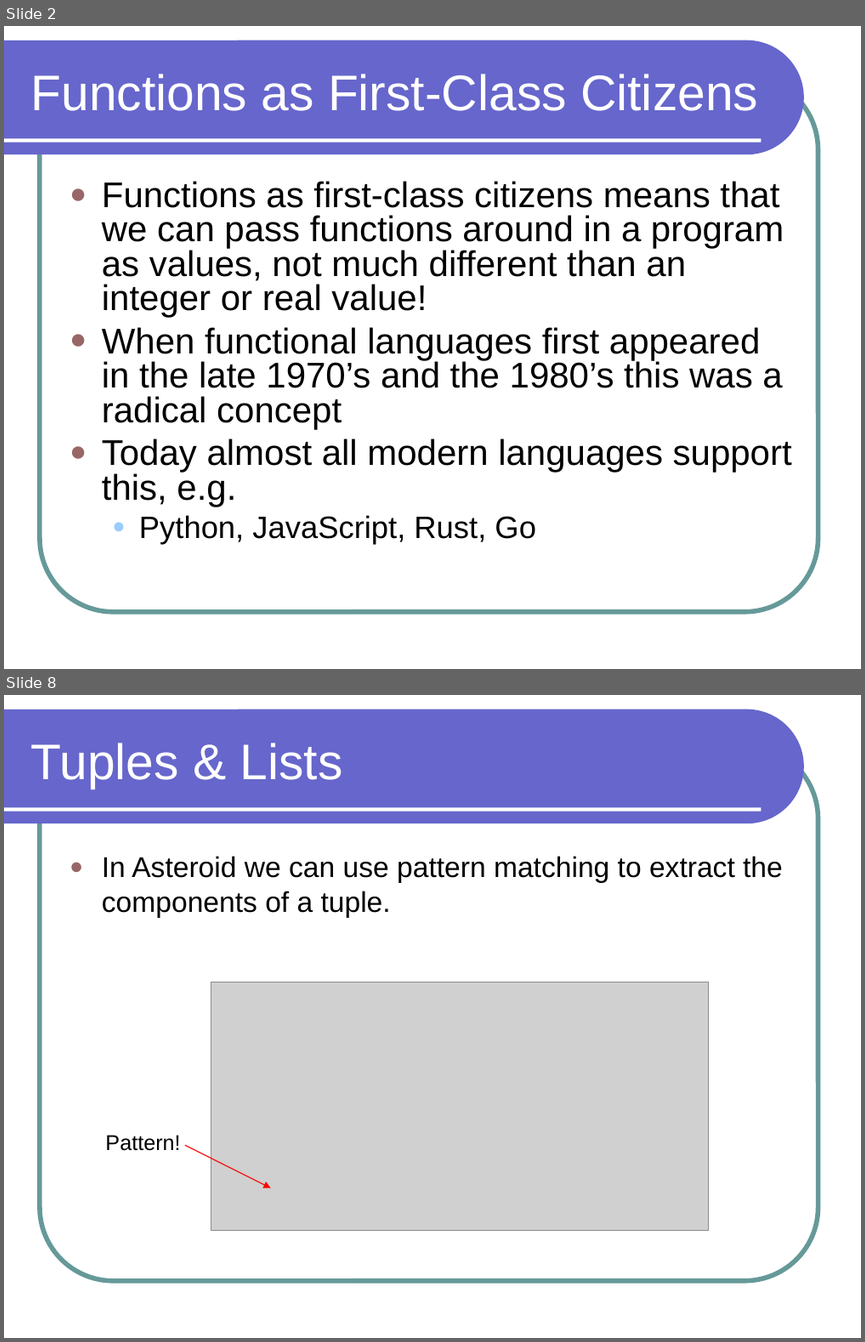
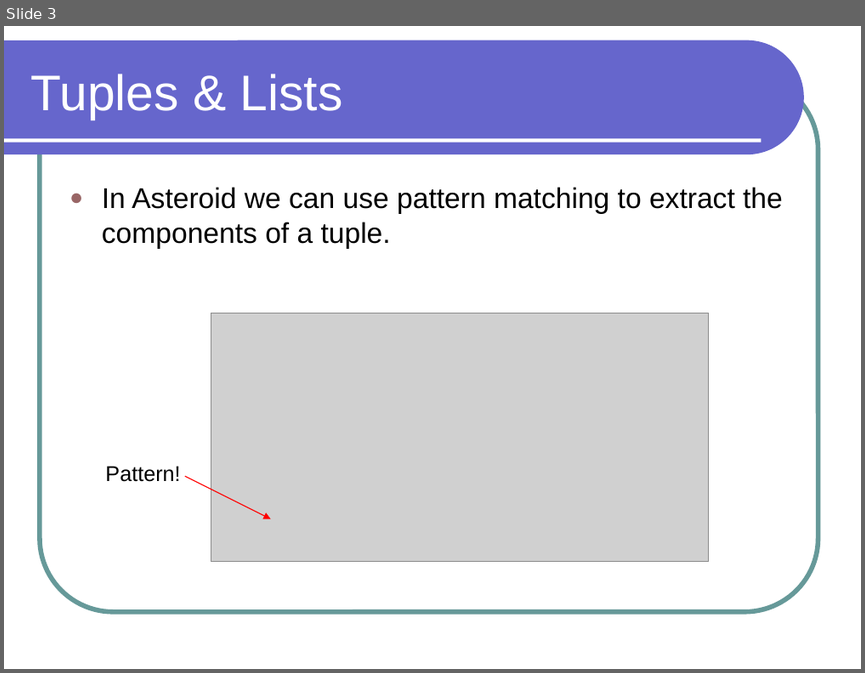
Before and after one commit to lutzhamel/CSC301, a slide deck: notes/csc301-ln013.ppt. Shown one above the other, each under a label of ours: slides 2 and 8 before the commit, slide 3 after it; the slides between them are not shown. The pictures are 865x1342 and 865x673 pixels, drawn with LibreOffice and Linux fonts; fonts in the diff are those of the drawing; grey boxes stand for pictures. Boxes give left, top, right and bottom in pixels: in the first picture for what was removed or moved away, otherwise in the second. Text is boxed around its words. In the diff, an @@ line names an element or a change of style, - is before the commit and + after.

```diff
--- a/notes/csc301-ln013.ppt
+++ b/notes/csc301-ln013.ppt
@@ slide 2 removed at [4,26,861,669], background #FFFFFF; not listed: 3 template elements that a slide beside it also shows @@
@@ title removed at [31,74,758,111] @@
-Functions as First-Class Citizens
@@ text removed at [102,181,792,544] @@
-● Functions as first-class citizens means that we can pass functions around in a program as values, not much different than an integer or real value!
-● When functional languages first appeared in the late 1970’s and the 1980’s this was a radical concept
-● Today almost all modern languages support this, e.g.
-  ● Python, JavaScript, Rust, Go
@@ what was slide 8 is now slide 3 @@
```
Also in this commit, not shown: 2 slides changed, 4 other slides removed, 20 other files.
